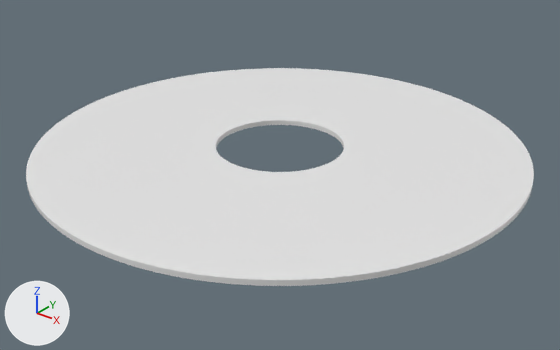
Two versions of the Blender file Skiva/skiva.blend, one commit apart.
Before and after are seen from a 50 mm lens placed at (86.9, -108.6, 61.7), pointed at (1.6, -2.0, -4.4). The lights are fixed; the arrows at lower left show +X, +Y and +Z.

Names of what the first picture shows: 'Sketch'.
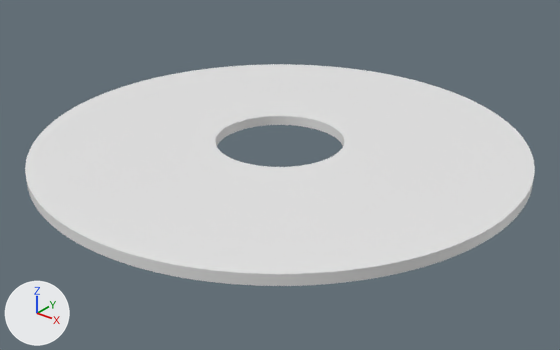
Diff of the bpy script that builds the scene:
```diff
--- a/Skiva/skiva.blend.py
+++ b/Skiva/skiva.blend.py
@@ ob_sketch @@
 _m = ob_sketch.modifiers.new('Solidify', 'SOLIDIFY')
-_m.thickness = 1.0
+_m.thickness = 2.0
 _m.offset = 1.0
```

What differs and where, as boxes [x1, y1, x2, y2] in the pictures (560 x 350 px):
'Sketch', modifiers changed: before [26, 68, 534, 286]; after [25, 64, 535, 286]
